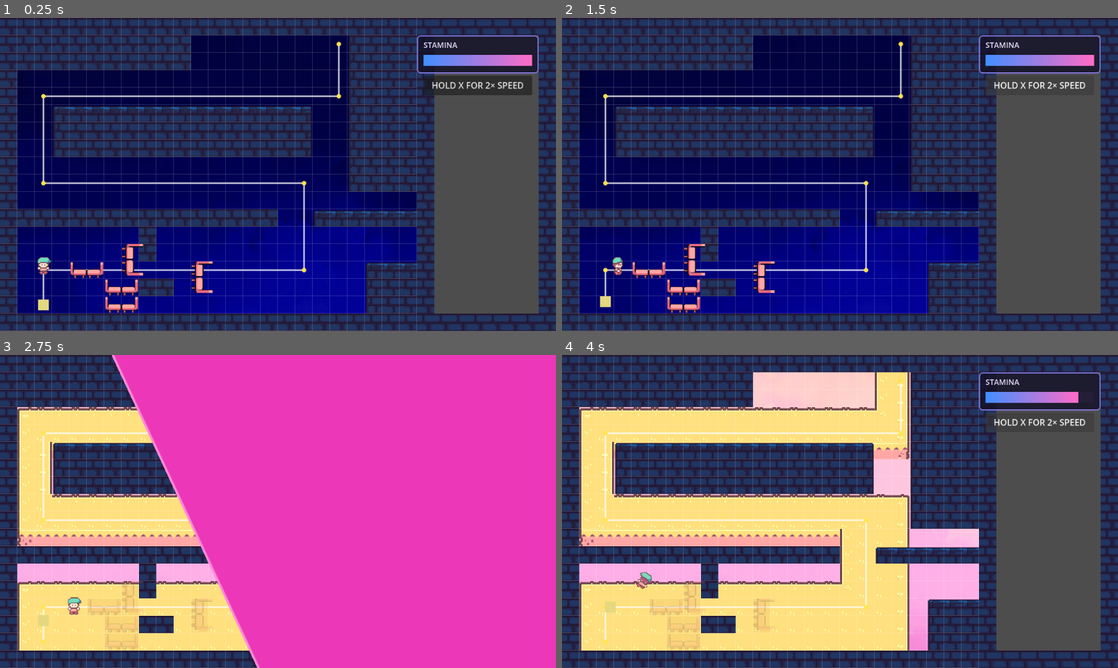
Above: before the commit, frames 1-4 (two rows, left to right).
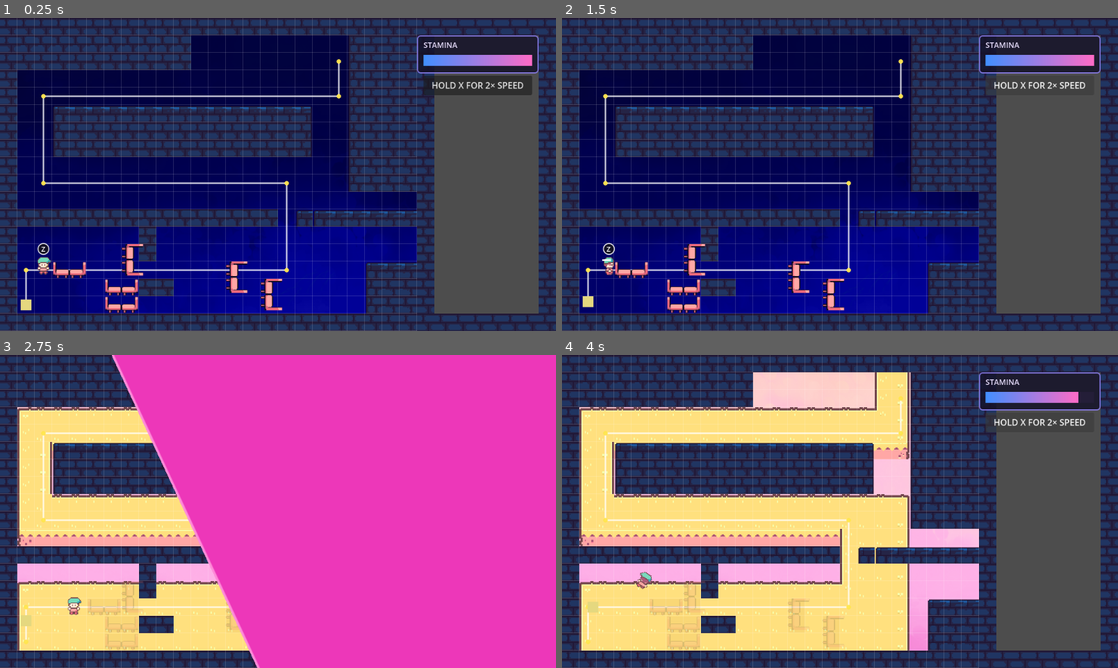
Above: after the commit, the same moments.

Repository: ConanY123/Game-Jam-Drift-MICK
Game: Godot game, scene res://scenes/levels/level-2.tscn
Two runs of this game, one before a commit and one after it. Both use one fixed random seed, a clock stepped at 60 frames per second and the inputs below. This scene is started directly instead of the project's main scene.
Inputs:
- Up to frame 1 (0.25 s): no input
- Up to frame 2 (1.5 s): click "HOLD X FOR 2× SPEED" at 0.5 s; tap Enter at 1.25 s; hold D (move_right) from 1.28 s (still down); hold Z (interact) from 1.28 s (still down)
- Up to frame 3 (2.75 s): tap Space at 1.52, 2.27 s; release D (move_right) at 2.03 s; release Z (interact) at 2.03 s; hold S (move_down) from 2.03 s (still down); tap C (switch_realm) at 2.1 s
- Up to frame 4 (4 s): release S (move_down) at 2.78 s; hold D (move_right) 2.78-3.53 s; tap R at 2.85 s; tap Space at 3.5, 3.77 s; hold W (move_up) from 3.53 s (still down); tap X at 3.6 s

The runs differ from the first frame. In frame 1, 1.7% of the frame differs, in the area x 3-62%, y 7-94%; in frame 2, 1.8%; in frame 3, 0.4%; in frame 4, 1.0%.

Commit message:
Made Changes to Lvl 2 Beginning Puzzle

Diff:
--- a/scenes/levels/level-1.tscn
+++ b/scenes/levels/level-1.tscn
@@ -73,6 +73,9 @@
 [node name="Chair6" parent="Physical" unique_id=1957673657 instance=ExtResource("2_eeqru")]
 position = Vector2(96, 256)
 
+[node name="Chair7" parent="Physical" unique_id=509923649 instance=ExtResource("2_eeqru")]
+position = Vector2(512, 448)
+
 [node name="Door" parent="Physical" unique_id=1017083639 instance=ExtResource("7_wubvj")]
 position = Vector2(544, 544)
 start_angle_degrees = 180.0
--- a/scenes/levels/level-2.tscn
+++ b/scenes/levels/level-2.tscn
@@ -9,7 +9,7 @@
 
 [sub_resource type="Curve2D" id="Curve2D_route"]
 _data = {
-"points": PackedVector2Array(0, 0, 0, 0, 87, 516, 0, 0, 0, 0, 88, 476, 0, 0, 0, 0, 548, 470, 0, 0, 0, 0, 548, 297, 0, 0, 0, 0, 67, 299, 0, 0, 0, 0, 66, 135, 0, 0, 0, 0, 610, 132, 0, 0, 0, 0, 611, 56)
+"points": PackedVector2Array(0, 0, 0, 0, 32, 512, 0, 0, 0, 0, 32, 448, 0, 0, 0, 0, 512, 448, 0, 0, 0, 0, 512, 288, 0, 0, 0, 0, 64, 288, 0, 0, 0, 0, 64, 128, 0, 0, 0, 0, 608, 128, 0, 0, 0, 0, 608, 64)
 }
 point_count = 8
 
@@ -44,7 +44,7 @@
 
 [node name="WallLayer" type="TileMapLayer" parent="." unique_id=1182616253]
 z_index = -1
-tile_map_data = PackedByteArray("AAAAAA0AAgABAAUAAAAAAA4AAgA …(3888 unchanged characters)… BAAUAAAAFAAYAAgABAAUAAAAEAAYAAgABAAUAAAA=")
+tile_map_data = PackedByteArray("AAAAAA0AAgABAAUAAAAAAA4AAgA …(3888 unchanged characters)… BAAUAAAAFAAYAAgABAAUAAAAEAAYAAgABAAUAAAARAAsAAgAAAAQAAAA=")
 tile_set = ExtResource("2_tiles")
 
 [node name="RoommatePath" type="Path2D" parent="." unique_id=1083102894]
@@ -55,16 +55,19 @@
 [node name="Dream" type="Node" parent="." unique_id=2095889141]
 
 [node name="SlidingCart2" parent="." unique_id=1791501710 instance=ExtResource("5_5d0y8")]
-position = Vector2(131, 457)
+position = Vector2(96, 448)
 
 [node name="SlidingCart3" parent="." unique_id=2049063053 instance=ExtResource("5_5d0y8")]
-position = Vector2(193, 482)
+position = Vector2(192, 480)
 
 [node name="SlidingCart4" parent="." unique_id=1967645826 instance=ExtResource("5_5d0y8")]
-position = Vector2(194, 513)
+position = Vector2(192, 512)
 
 [node name="SlidingCartVertical" parent="." unique_id=76579241 instance=ExtResource("6_mr0nw")]
-position = Vector2(354, 454)
+position = Vector2(480, 480)
 
-[node name="SlidingCartVertical2" parent="." unique_id=927005708 instance=ExtResource("6_mr0nw")]
-position = Vector2(253, 423)
+[node name="SlidingCartVertical3" parent="." unique_id=927005708 instance=ExtResource("6_mr0nw")]
+position = Vector2(416, 448)
+
+[node name="SlidingCartVertical2" parent="." unique_id=342531160 instance=ExtResource("6_mr0nw")]
+position = Vector2(224, 416)
